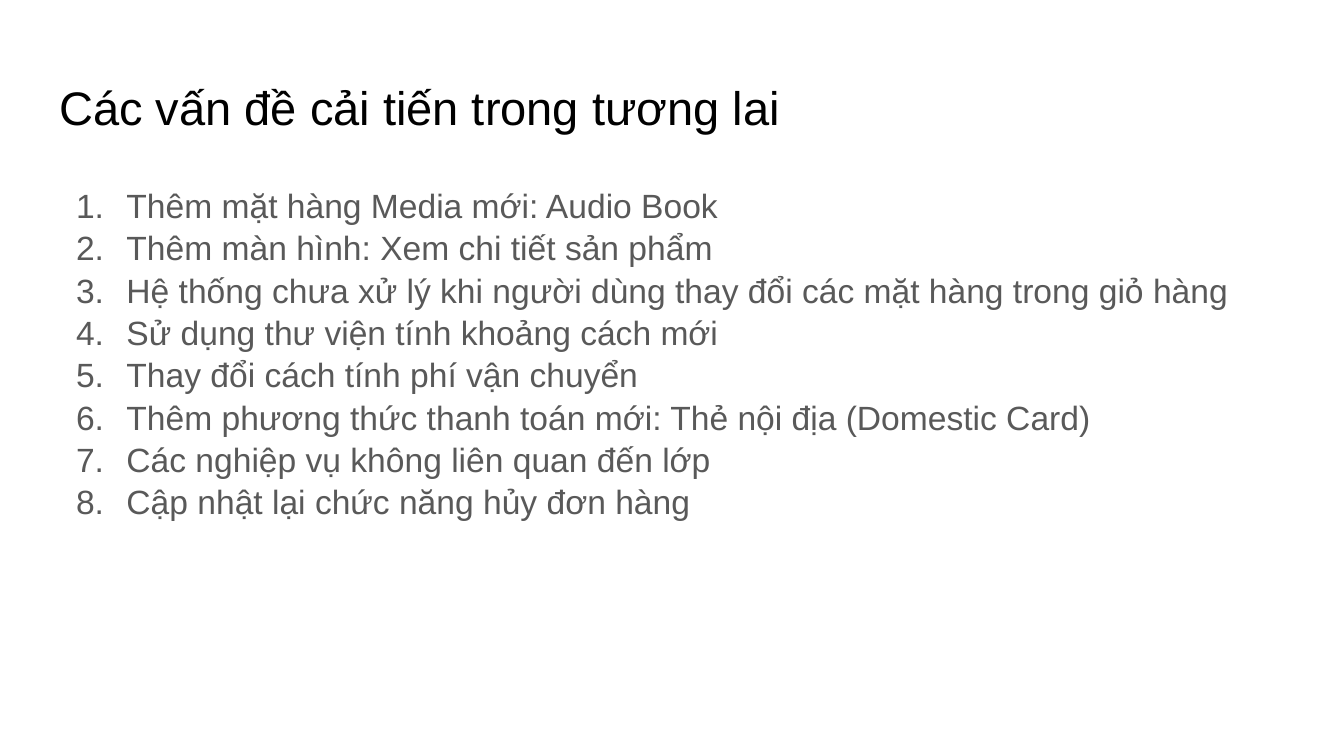
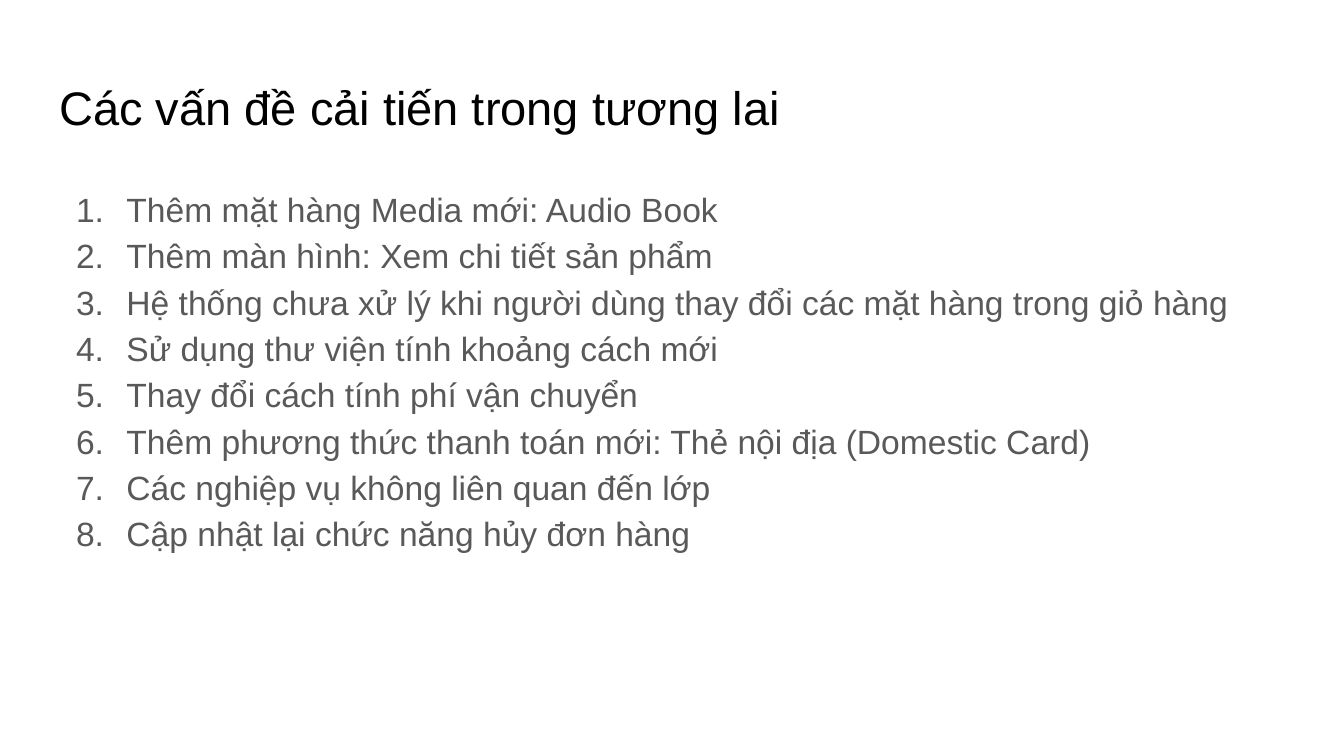
Before and after one commit to phgtrungduc/DP.20202.03, a slide deck: slide 21 of presentation/DesignPattern.pptx. Drawn at 1344x756 pixels with LibreOffice and Linux fonts; fonts in the diff are those of the drawing. Boxes give left, top, right and bottom in pixels: in the first picture for what was removed or moved away, otherwise in the second. Text is boxed around its words. In the diff, an @@ line names an element or a change of style, - is before the commit and + after.

```diff
--- a/presentation/DesignPattern.pptx
+++ b/presentation/DesignPattern.pptx
@@ text "Thêm mặt hàng Media mới: ..." at box(126, 197, 1228, 552): line spacing 1.05 to 1.15 @@
```
Also in this commit, not shown: 1 other slide changed, 3 other files.
